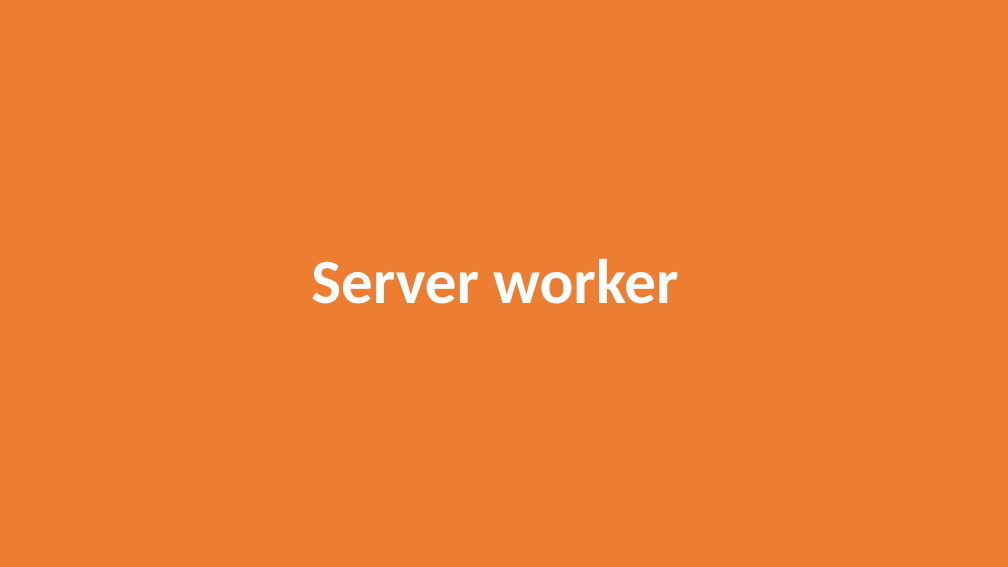
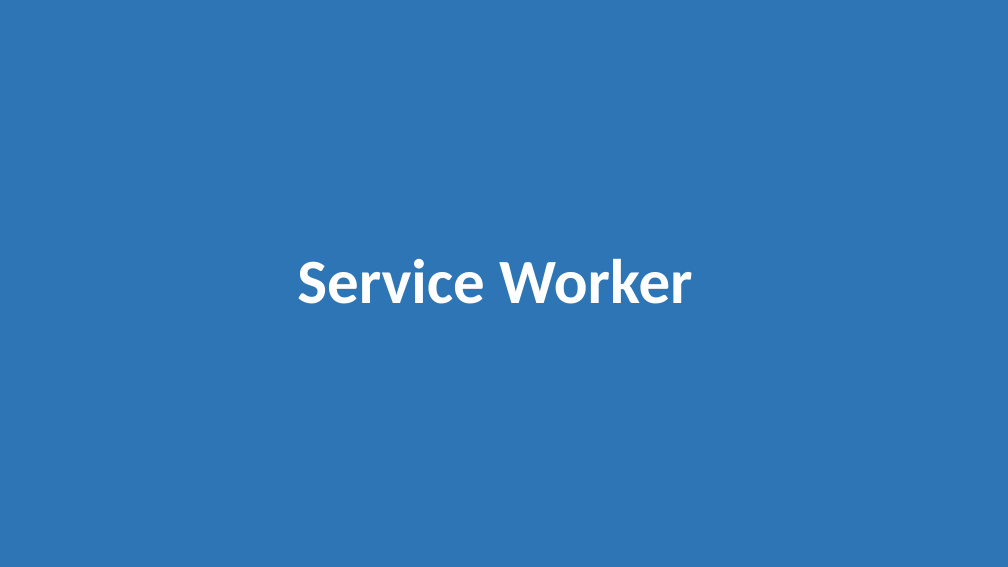
Before and after one commit to morkkis/PWD, a slide deck: slide 16 of presentations/chapter-7/Practical Web Dev.pptx. Drawn at 1008x567 pixels with LibreOffice and Linux fonts; fonts in the diff are those of the drawing. Boxes give left, top, right and bottom in pixels: in the first picture for what was removed or moved away, otherwise in the second. Text is boxed around its words. In the diff, an @@ line names an element or a change of style, - is before the commit and + after.

Commit message:
Add service worker to presentation

```diff
--- a/presentations/chapter-7/Practical Web Dev.pptx
+++ b/presentations/chapter-7/Practical Web Dev.pptx
@@ rectangle at [0,0,1008,567]: fill #ED7D31 to #2E75B6 @@
@@ title at [297,258,692,304]: text changed @@
-Server worker
+Service Worker
```
Also in this commit, not shown: 5 other files.
